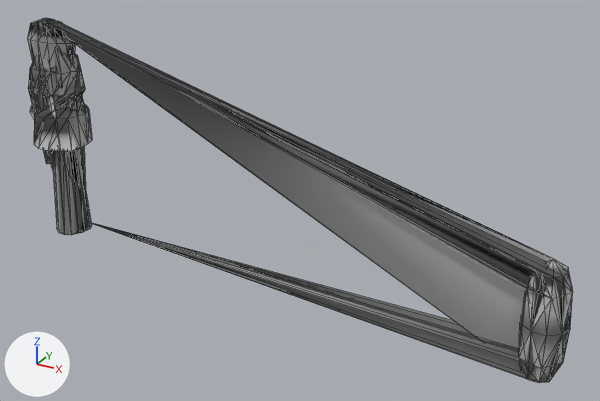
One commit to the OBJ model public/assets/models/corn.obj: the scene before it, then after it.
The view is the same before and after, from a 50 mm camera at (0.3, -1.55, 1.032) aimed at (-0.606, 0.097, 0.209). The lights are fixed; the arrows at lower left show +X, +Y and +Z. Mesh edges are drawn as thin lines. Where no turn or scale is listed for an object, it has been applied to the vertices.

Objects in the first picture: 'corn'.
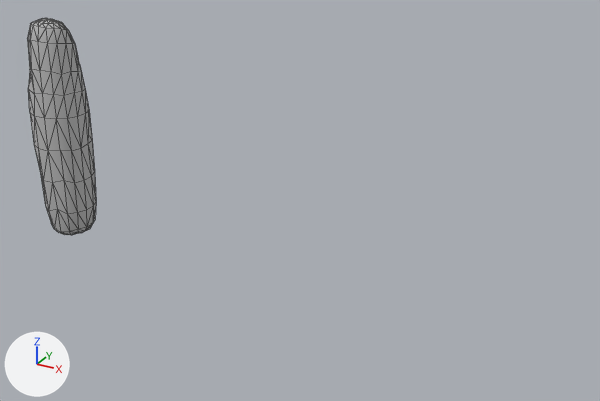
Boxes (x1, y1, x2, y2) around the edits, measured in the pictures (600 x 401 px):
'corn', reshaped (87% narrower, 40% shorter): before (27, 18, 573, 383); after (27, 18, 96, 235)
part 1 of me_corn, deleted: before (42, 18, 573, 383)
part 2 of me_corn, added: after (34, 141, 96, 235)

The change in detail:
me_corn is used by ob_corn; location (0.0, 0.0, 0.0).
me_corn had 216 vertices, 510 faces and spanned x -1.356..0.058, y -0.07..0.227, z -0.166..0.607.
me_corn now has 216 vertices, 428 faces and spans x -1.356..-1.204, y -0.07..0.078, z 0.013..0.607.
me_corn part 1: 43 vertices removed from x -0.058..0.058, y 0.118..0.227, z -0.166..0.166.
me_corn part 2: 43 vertices added at x -1.346..-1.206, y -0.069..0.074, z 0.033..0.195.
